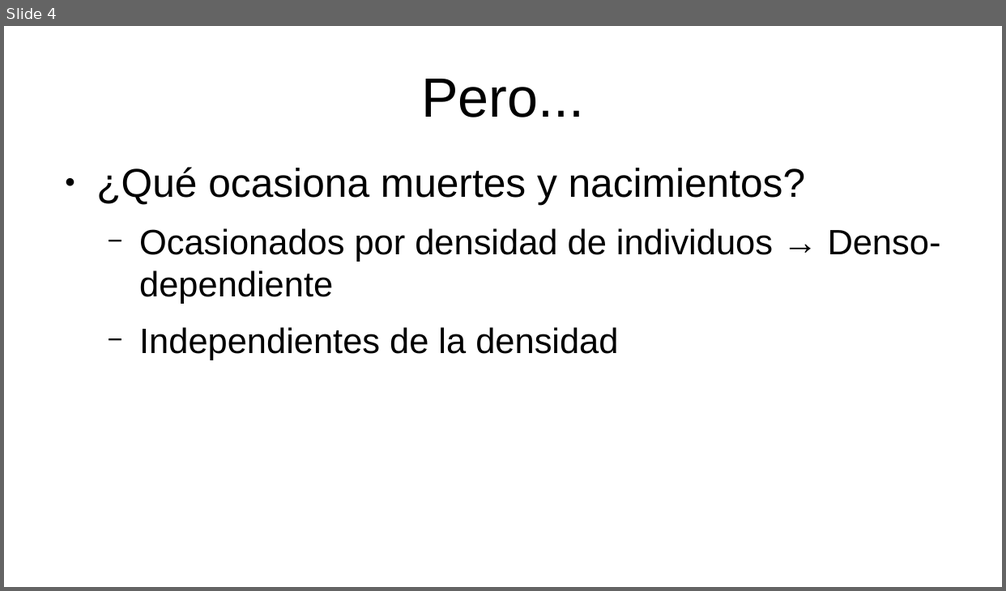
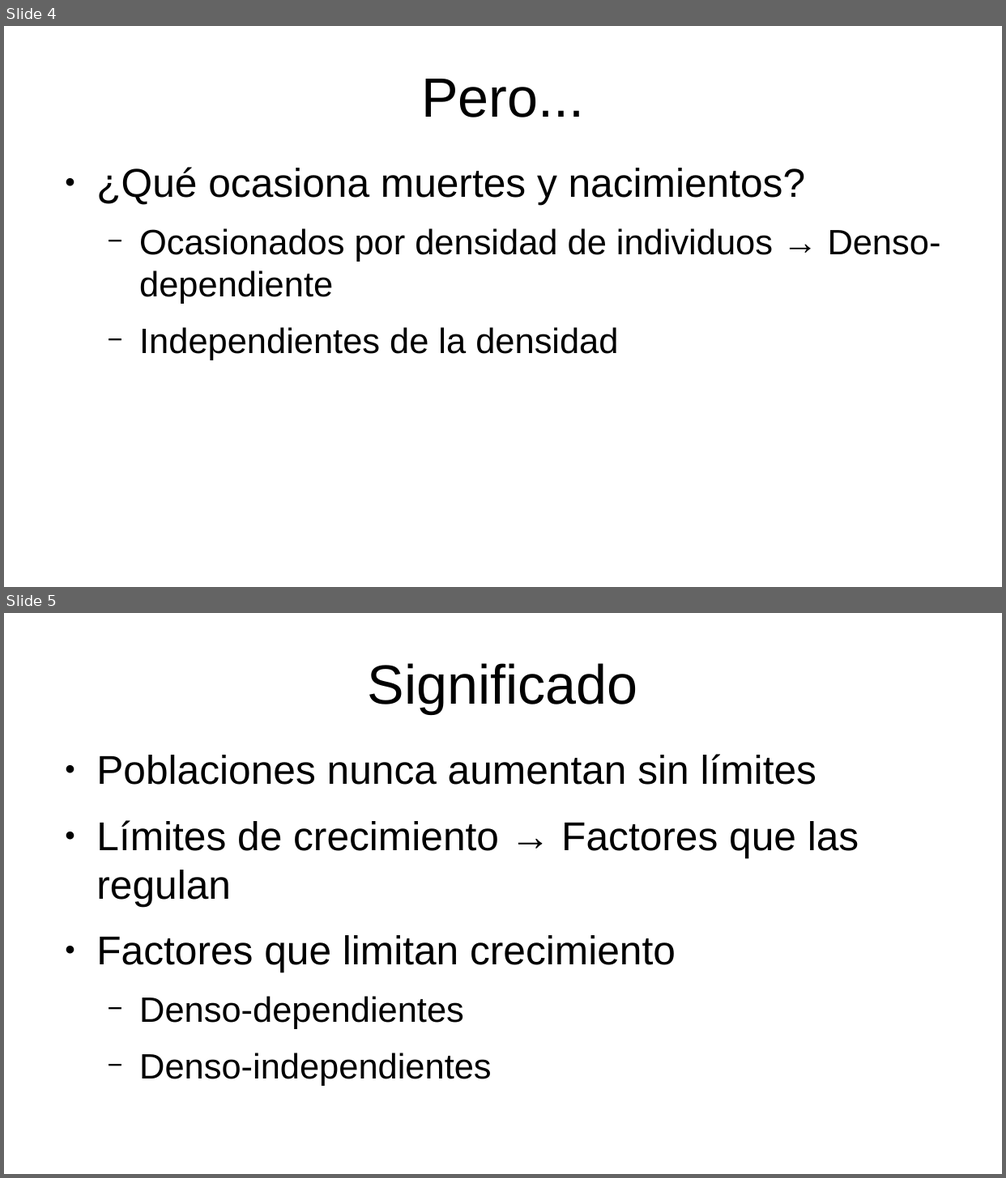
Before and after one commit to gerardommc/Ecologia-poblaciones, a slide deck: Unidad-2/Regulacion-poblaciones.odp. Shown one above the other, each under a label of ours: slide 4 before the commit, slides 4 and 5 after it. The pictures are 1006x591 and 1006x1178 pixels, drawn with LibreOffice and Linux fonts; fonts in the diff are those of the drawing. Boxes give left, top, right and bottom in pixels: in the first picture for what was removed or moved away, otherwise in the second. Text is boxed around its words. In the diff, an @@ line names an element or a change of style, - is before the commit and + after.

```diff
--- a/Unidad-2/Regulacion-poblaciones.odp
+++ b/Unidad-2/Regulacion-poblaciones.odp
@@ slide 5 added at (4, 613, 1002, 1174), background #FFFFFF @@
@@ title added at (368, 663, 638, 714), 44 pt, text #000000 @@
+Significado
@@ text added at (96, 754, 859, 1086), 32 pt, text #000000 @@
+● Poblaciones nunca aumentan sin límites
+● Límites de crecimiento → Factores que las regulan
+● Factores que limitan crecimiento
+  − Denso-dependientes
+  − Denso-independientes
```
Also in this commit, not shown: 4 other slides added, 1 slide removed, 1 other file.
